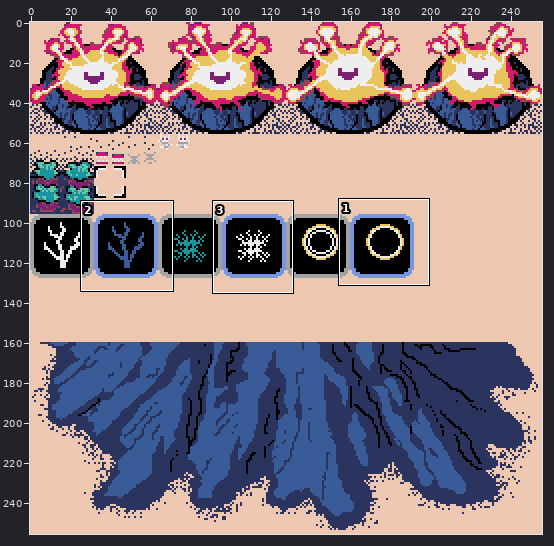
Pixel-art file, stored at td/assets/td_assets.aseprite. The first picture is a wide view before the edit; the outline marks the close-up.
Close-up. Before the commit:
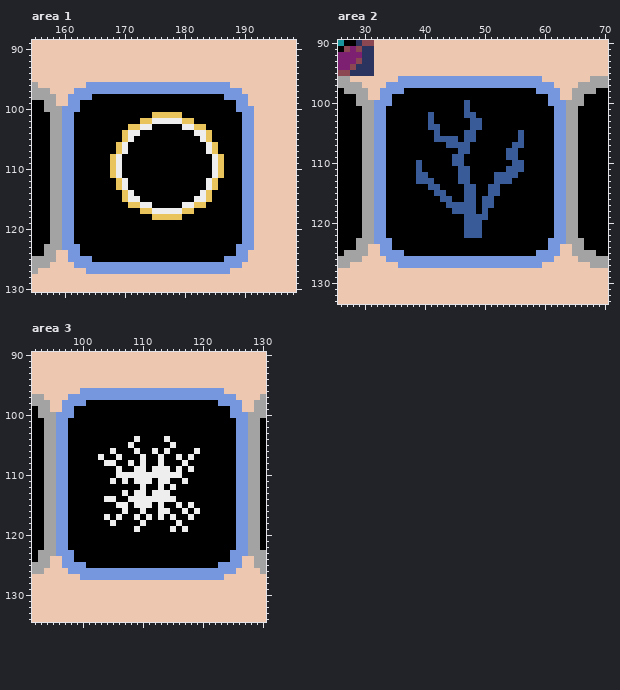
256x256 pixels, 1 frame. Colours within 5 levels of each other are drawn and written as one. Shown: area 1: x 155..198, y 89..130; area 2: x 26..70, y 90..133; area 3: x 92..130, y 90..134.
The same view after the edit:
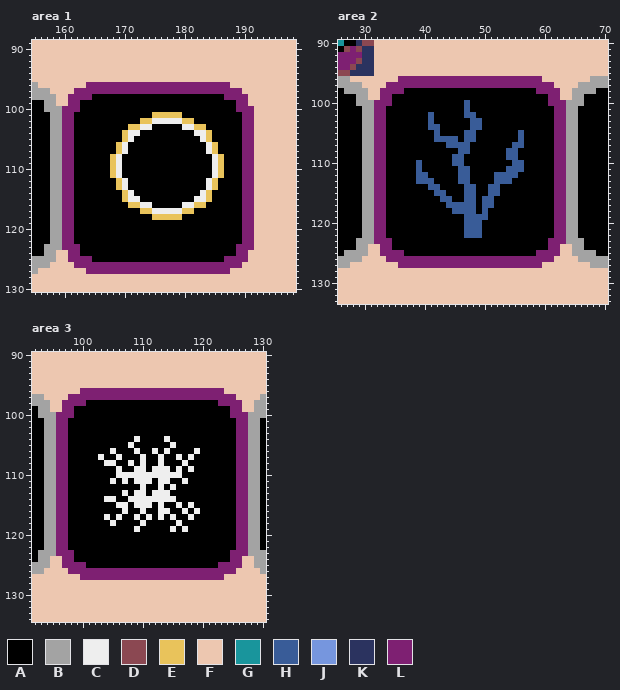
Palette (. is transparent): A #000000  B #a3a3a3  C #eeeeee  D #8b4852  E #e9c35b  F #edc7b0  G #19959c  H #395c98  J #7696de  K #2b335f  L #7e2072
From old to new:
Changed rows in their new state; - is an unchanged pixel.
Area 1, layer "layer":
first column x 160:
 96 ----LLLLLLLLLLLLLLLLLLLLLLLL----
 97 --LLLLLLLLLLLLLLLLLLLLLLLLLLLL--
 98 -LLLL----------------------LLLL-
 99 -LL--------------------------LL-
100 LLL--------------------------LLL
101 LL----------------------------LL
102 LL----------------------------LL
103 LL----------------------------LL
104 LL----------------------------LL
105 LL----------------------------LL
106 LL----------------------------LL
107 LL----------------------------LL
108 LL----------------------------LL
109 LL----------------------------LL
110 LL----------------------------LL
111 LL----------------------------LL
112 LL----------------------------LL
113 LL----------------------------LL
114 LL----------------------------LL
115 LL----------------------------LL
116 LL----------------------------LL
117 LL----------------------------LL
118 LL----------------------------LL
119 LL----------------------------LL
120 LL----------------------------LL
121 LL----------------------------LL
122 LL----------------------------LL
123 LLL--------------------------LLL
124 -LL--------------------------LL-
125 -LLLL----------------------LLLL-
126 --LLLLLLLLLLLLLLLLLLLLLLLLLLLL--
127 ----LLLLLLLLLLLLLLLLLLLLLLLL----
Area 2, layer "layer":
first column x 32:
 96 ----LLLLLLLLLLLLLLLLLLLLLLLL----
 97 --LLLLLLLLLLLLLLLLLLLLLLLLLLLL--
 98 -LLLL----------------------LLLL-
 99 -LL--------------------------LL-
100 LLL--------------------------LLL
101 LL----------------------------LL
102 LL----------------------------LL
103 LL----------------------------LL
104 LL----------------------------LL
105 LL----------------------------LL
106 LL----------------------------LL
107 LL----------------------------LL
108 LL----------------------------LL
109 LL----------------------------LL
110 LL----------------------------LL
111 LL----------------------------LL
112 LL----------------------------LL
113 LL----------------------------LL
114 LL----------------------------LL
115 LL----------------------------LL
116 LL----------------------------LL
117 LL----------------------------LL
118 LL----------------------------LL
119 LL----------------------------LL
120 LL----------------------------LL
121 LL----------------------------LL
122 LL----------------------------LL
123 LLL--------------------------LLL
124 -LL--------------------------LL-
125 -LLLL----------------------LLLL-
126 --LLLLLLLLLLLLLLLLLLLLLLLLLLLL--
127 ----LLLLLLLLLLLLLLLLLLLLLLLL----
Area 3, layer "layer":
first column x 96:
 96 ----LLLLLLLLLLLLLLLLLLLLLLLL----
 97 --LLLLLLLLLLLLLLLLLLLLLLLLLLLL--
 98 -LLLL----------------------LLLL-
 99 -LL--------------------------LL-
100 LLL--------------------------LLL
101 LL----------------------------LL
102 LL----------------------------LL
103 LL----------------------------LL
104 LL----------------------------LL
105 LL----------------------------LL
106 LL----------------------------LL
107 LL----------------------------LL
108 LL----------------------------LL
109 LL----------------------------LL
110 LL----------------------------LL
111 LL----------------------------LL
112 LL----------------------------LL
113 LL----------------------------LL
114 LL----------------------------LL
115 LL----------------------------LL
116 LL----------------------------LL
117 LL----------------------------LL
118 LL----------------------------LL
119 LL----------------------------LL
120 LL----------------------------LL
121 LL----------------------------LL
122 LL----------------------------LL
123 LLL--------------------------LLL
124 -LL--------------------------LL-
125 -LLLL----------------------LLLL-
126 --LLLLLLLLLLLLLLLLLLLLLLLLLLLL--
127 ----LLLLLLLLLLLLLLLLLLLLLLLL----
Changed places in both close-ups, as pixel boxes (x1, y1, x2, y2):
changed: (62, 82, 254, 274)
changed: (374, 76, 566, 268)
changed: (56, 388, 248, 580)
